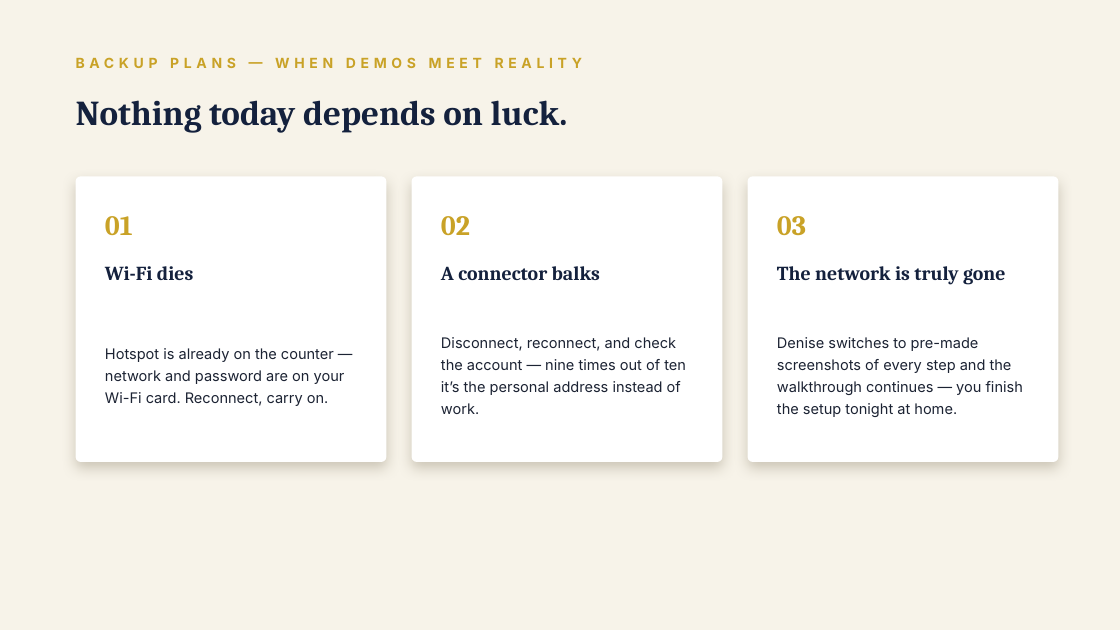
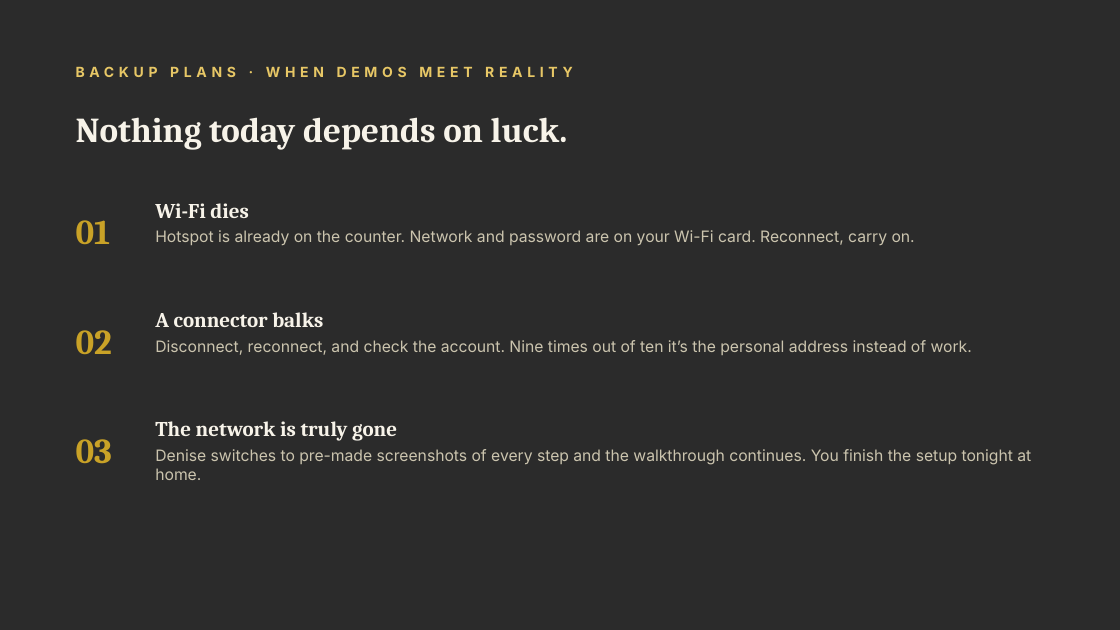
Before and after one commit to denisekgosnell/Donna, a slide deck: slide 18 of assets/build-your-own-donna.pptx (slide 13 before the commit). Drawn at 1120x630 pixels with LibreOffice and Linux fonts; fonts in the diff are those of the drawing; background and template pictures are left out; a plain dark background stands for a picture behind light text. Boxes give left, top, right and bottom in pixels: in the first picture for what was removed or moved away, otherwise in the second. Text is boxed around its words. In the diff, an @@ line names an element or a change of style, - is before the commit and + after.

```diff
--- a/assets/build-your-own-donna.pptx
+++ b/assets/build-your-own-donna.pptx
@@ background #F7F3E9 to picture (left out) @@
@@ text at (76,66,573,77): text changed; text colour #C9A227 to #E7C766 @@
-BACKUP PLANS — WHEN DEMOS MEET REALITY
+BACKUP PLANS · WHEN DEMOS MEET REALITY
@@ text "Nothing today depends on luck.": place and size @@
-text "Nothing today depends on luck." at (76,100,568,133)
+text "Nothing today depends on luck." at (76,117,568,149)
@@ text "Nothing today depends on luck." at (76,117,568,149): text colour #14213D to #F7F3E9 @@
@@ rounded rectangle removed at (76,176,386,462) @@
@@ rounded rectangle removed at (412,176,723,462) @@
@@ rounded rectangle removed at (748,176,1059,462) @@
@@ text "01": place and size @@
-text "01" at (105,216,133,235)
+text "01" at (76,220,111,244)
@@ text at (155,203,915,245): text changed; size 12.5 to 13.5 pt; text colour #1C2333 to #CBC4AE @@
-Hotspot is already on the counter — network and password are on your Wi-Fi card. Reconnect, carry on.
+Wi-Fi dies
+Hotspot is already on the counter. Network and password are on your Wi-Fi card. Reconnect, carry on.
@@ text removed at (105,266,193,280) @@
-Wi-Fi dies
@@ text removed at (441,266,600,280) @@
-A connector balks
@@ text removed at (777,266,1006,285) @@
-The network is truly gone
@@ text "02": place and size @@
-text "02" at (441,216,470,235)
+text "02" at (76,330,112,354)
@@ text at (155,312,972,355): text changed; size 12.5 to 13.5 pt; text colour #1C2333 to #CBC4AE @@
-Disconnect, reconnect, and check the account — nine times out of ten it’s the personal address instead of work.
+A connector balks
+Disconnect, reconnect, and check the account. Nine times out of ten it’s the personal address instead of work.
@@ size 24 to 30 pt in 3 elements at (76,220,111,244), (76,330,112,354), (76,439,112,463) @@
@@ text "03": place and size @@
-text "03" at (777,216,806,236)
+text "03" at (76,439,112,463)
@@ vertical alignment middle to top in 3 elements at (155,312,972,355), (155,203,915,245), (155,421,1031,480) @@
@@ text at (155,421,1031,480): text changed; size 12.5 to 13.5 pt; text colour #1C2333 to #CBC4AE @@
-Denise switches to pre-made screenshots of every step and the walkthrough continues — you finish the setup tonight at home.
+The network is truly gone
+Denise switches to pre-made screenshots of every step and the walkthrough continues. You finish the setup tonight at home.
```
Also in this commit, not shown: 13 other slides changed, 7 slides added, 9 other files.
